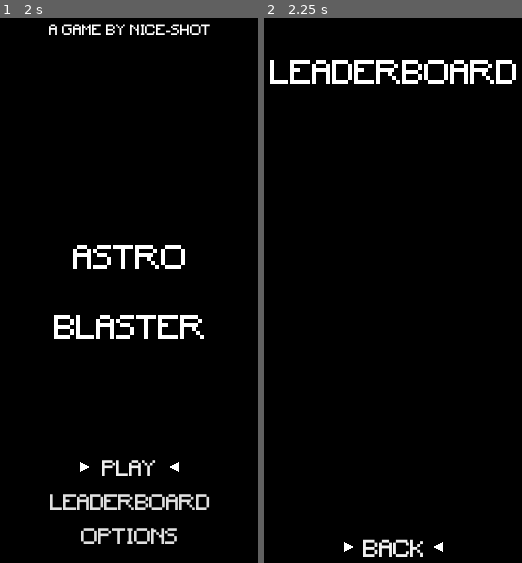
Above: before the commit, frames 1-2 (left to right).
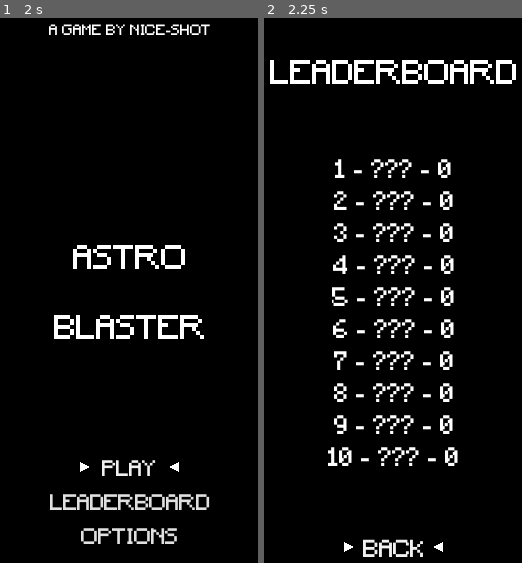
Above: after the commit, the same moments.

Repository: nice-shot/godot_shmup
Game: Godot game, scene res://scenes/main.tscn
Two runs of this game, one before a commit and one after it. Both use one fixed random seed, a clock stepped at 60 frames per second and the inputs below.
Inputs:
- Up to frame 1 (2 s): click "PLAY" at 0.5 s; click "PLAY" at 1.25 s
- Up to frame 2 (2.25 s): click "LEADERBOARD" at 2 s

Frame 1 is identical in both runs. In frame 2, 5.1% of the frame differs, in the area x 24-76%, y 25-83%.

Commit message:
Added leaderboards menu and saving and loading scores from file

Diff:
--- a/project.godot
+++ b/project.godot
@@ -14,16 +14,6 @@
 "language": "GDScript",
 "path": "res://scripts/asteroid.gd"
 }, {
-"base": "Node",
-"class": "GameManager",
-"language": "GDScript",
-"path": "res://scripts/game_manager.gd"
-}, {
-"base": "Control",
-"class": "Leaderboard",
-"language": "GDScript",
-"path": "res://scripts/leaderboard.gd"
-}, {
 "base": "Reference",
 "class": "SaveUtils",
 "language": "GDScript",
@@ -31,8 +21,6 @@
 } ]
 _global_script_class_icons={
 "Asteroid": "",
-"GameManager": "",
-"Leaderboard": "",
 "SaveUtils": ""
 }
 
--- a/scenes/menu.tscn
+++ b/scenes/menu.tscn
@@ -1,8 +1,9 @@
-[gd_scene load_steps=8 format=2]
+[gd_scene load_steps=10 format=2]
 
 [ext_resource path="res://fonts/Minecraft.ttf" type="DynamicFontData" id=1]
 [ext_resource path="res://scripts/menu.gd" type="Script" id=2]
 [ext_resource path="res://scenes/arrowed_button.tscn" type="PackedScene" id=3]
+[ext_resource path="res://scripts/leaderboard.gd" type="Script" id=4]
 
 [sub_resource type="DynamicFont" id=1]
 size = 14
@@ -16,6 +17,10 @@
 size = 21
 font_data = ExtResource( 1 )
 
+[sub_resource type="DynamicFont" id=7]
+size = 25
+font_data = ExtResource( 1 )
+
 [sub_resource type="DynamicFont" id=6]
 size = 23
 font_data = ExtResource( 1 )
@@ -32,6 +37,7 @@
 }
 
 [node name="Main" type="Control" parent="."]
+visible = false
 anchor_right = 1.0
 anchor_bottom = 1.0
 __meta__ = {
@@ -97,9 +103,9 @@
 text = "OPTIONS"
 
 [node name="Leaderboard" type="Control" parent="."]
-visible = false
-anchor_right = 1.0
-anchor_bottom = 1.0
+anchor_right = 1.0
+anchor_bottom = 1.0
+script = ExtResource( 4 )
 __meta__ = {
 "_edit_use_anchors_": false
 }
@@ -112,6 +118,137 @@
 margin_bottom = -178.725
 custom_fonts/font = SubResource( 2 )
 text = "LEADERBOARD"
+align = 1
+valign = 1
+__meta__ = {
+"_edit_use_anchors_": false
+}
+
+[node name="VBoxContainer" type="VBoxContainer" parent="Leaderboard"]
+anchor_right = 1.0
+anchor_bottom = 1.0
+margin_top = 142.0
+margin_bottom = -122.0
+custom_constants/separation = 6
+alignment = 1
+__meta__ = {
+"_edit_use_anchors_": false
+}
+
+[node name="Score01" type="Label" parent="Leaderboard/VBoxContainer"]
+margin_top = 31.0
+margin_right = 360.0
+margin_bottom = 57.0
+custom_fonts/font = SubResource( 7 )
+text = "1 - ??? - 0"
+align = 1
+valign = 1
+__meta__ = {
+"_edit_use_anchors_": false
+}
+
+[node name="Score02" type="Label" parent="Leaderboard/VBoxContainer"]
+margin_top = 63.0
+margin_right = 360.0
+margin_bottom = 89.0
+custom_fonts/font = SubResource( 7 )
+text = "2 - ??? - 0"
+align = 1
+valign = 1
+__meta__ = {
+"_edit_use_anchors_": false
+}
+
+[node name="Score03" type="Label" parent="Leaderboard/VBoxContainer"]
+margin_top = 95.0
+margin_right = 360.0
+margin_bottom = 121.0
+custom_fonts/font = SubResource( 7 )
+text = "3 - ??? - 0"
+align = 1
+valign = 1
+__meta__ = {
+"_edit_use_anchors_": false
+}
+
+[node name="Score04" type="Label" parent="Leaderboard/VBoxContainer"]
+margin_top = 127.0
+margin_right = 360.0
+margin_bottom = 153.0
+custom_fonts/font = SubResource( 7 )
+text = "4 - ??? - 0"
+align = 1
+valign = 1
+__meta__ = {
+"_edit_use_anchors_": false
+}
+
+[node name="Score05" type="Label" parent="Leaderboard/VBoxContainer"]
+margin_top = 159.0
+margin_right = 360.0
+margin_bottom = 185.0
+custom_fonts/font = SubResource( 7 )
+text = "5 - ??? - 0"
+align = 1
+valign = 1
+__meta__ = {
+"_edit_use_anchors_": false
+}
+
+[node name="Score06" type="Label" parent="Leaderboard/VBoxContainer"]
+margin_top = 191.0
+margin_right = 360.0
+margin_bottom = 217.0
+custom_fonts/font = SubResource( 7 )
+text = "6 - ??? - 0"
+align = 1
+valign = 1
+__meta__ = {
+"_edit_use_anchors_": false
+}
+
+[node name="Score07" type="Label" parent="Leaderboard/VBoxContainer"]
+margin_top = 223.0
+margin_right = 360.0
+margin_bottom = 249.0
+custom_fonts/font = SubResource( 7 )
+text = "7 - ??? - 0"
+align = 1
+valign = 1
+__meta__ = {
+"_edit_use_anchors_": false
+}
+
+[node name="Score08" type="Label" parent="Leaderboard/VBoxContainer"]
+margin_top = 255.0
+margin_right = 360.0
+margin_bottom = 281.0
+custom_fonts/font = SubResource( 7 )
+text = "8 - ??? - 0"
+align = 1
+valign = 1
+__meta__ = {
+"_edit_use_anchors_": false
+}
+
+[node name="Score09" type="Label" parent="Leaderboard/VBoxContainer"]
+margin_top = 287.0
+margin_right = 360.0
+margin_bottom = 313.0
+custom_fonts/font = SubResource( 7 )
+text = "9 - ??? - 0"
+align = 1
+valign = 1
+__meta__ = {
+"_edit_use_anchors_": false
+}
+
+[node name="Score10" type="Label" parent="Leaderboard/VBoxContainer"]
+margin_top = 319.0
+margin_right = 360.0
+margin_bottom = 345.0
+custom_fonts/font = SubResource( 7 )
+text = "10 - ??? - 0"
 align = 1
 valign = 1
 __meta__ = {
@@ -124,7 +261,7 @@
 margin_left = 140.0
 margin_top = 67.714
 margin_right = -141.0
-margin_bottom = 89.714
+margin_bottom = 91.714
 custom_fonts/font = SubResource( 6 )
 text = "BACK"
 [connection signal="pressed" from="Main/PlayBTN" to="." method="play"]
--- a/scripts/game_manager.gd
+++ b/scripts/game_manager.gd
@@ -1,4 +1,3 @@
-class_name GameManager
 extends Node
 
 var score = 0
@@ -9,11 +8,13 @@
 
 signal ended
 
+
 func update_score(points : int):
     # Don't change score if we're dead
     if $DeathMessage.visible: return
     score += points
     score_text.text = "Score: %d" % score
+
 
 func _ready():
     update_score(0)
@@ -36,18 +37,23 @@
 func _on_bullet_exit_screen():
     update_score(-5)
 
+
 func _on_asteroid_destroyed():
     update_score(10)
+
 
 func _on_asteroid_exit_screen():
     update_score(-50)
 
+
 func _upload_score():
-    emit_signal("ended", $DeathMessage/EnterName.text, score)
+    SaveUtils.add_score($DeathMessage/EnterName.text, score)
+
 
 func _on_retry():
     _upload_score()
     get_tree().reload_current_scene()
+
 
 func _on_back():
     _upload_score()
--- a/scripts/leaderboard.gd
+++ b/scripts/leaderboard.gd
@@ -1,12 +1,9 @@
-class_name Leaderboard
 extends Control
 
-var _score_label = preload("res://scenes/score_label.tscn")
-onready var _scores_container = $Scores
 
-func _ready():
-    display_scores()
-
-func display_scores() -> void:
-    var scores = SaveUtils.load_save_data()
-    print(scores)
+func _ready() -> void:
+    var data = SaveUtils.load_save_data()
+    for i in range(data.leaderboard.size()):
+        var entry : Dictionary = data.leaderboard[i]
+        var label : Label = $VBoxContainer.get_child(i)
+        label.text = "%d - %s - %d" % [i + 1, entry.name, entry.score]
--- a/scripts/save_utils.gd
+++ b/scripts/save_utils.gd
@@ -1,38 +1,59 @@
 class_name SaveUtils
 
-const SAVE_DATA_PATH = "user://local.data"
 
-static func load_save_data() -> Array:
+var _default_data := {
+    leaderboard = [
+        { score = 0, name = "???" }
+       ]
+   }
+const SAVE_DATA_PATH := "user://local.data"
+
+static func _create_default_data() -> Dictionary:
+    var leaderboard = []
+    for i in range(10):
+        leaderboard.append({ score = 0, name = "???" })
+
+    return { leaderboard = leaderboard }
+
+
+static func load_save_data() -> Dictionary:
     var save_file = File.new()
     if not save_file.file_exists(SAVE_DATA_PATH):
-        print("No save data found")
-        return []
+        print("Creating default data")
+        save_data(_create_default_data())
+    # TODO: Validate data?
     save_file.open(SAVE_DATA_PATH, File.READ)
     print("Loading save data: %s" % save_file.get_path_absolute())
     var data = parse_json(save_file.get_as_text())
     save_file.close()
     return data
 
-static func save_data(data : Array):
+
+static func save_data(data : Dictionary) -> void:
     var save_file = File.new()
     save_file.open(SAVE_DATA_PATH, File.WRITE)
     print("Writing save data: %s to %s" % [data, save_file.get_path_absolute()])
     save_file.store_string(to_json(data))
     save_file.close()
 
+
 # Adds the score if its in the top 10
 # Returns false if the score didn't enter
 static func add_score(name: String, score: int) -> bool:
-    var scores : Array = load_save_data()
+    var data : Dictionary = load_save_data()
+    var scores : Array = data.leaderboard
     if scores.size() == 0:
         scores.append({name: name, score: score})
+        save_data(data)
         return true
 
     for i in range(scores.size()):
         var s = scores[i]
         if (score > s.score):
-            scores.insert(i, { name: name, score: score })
+            scores.insert(i, { name = name, score = score })
             if (scores.size() > 10):
                 scores.remove(10)
+            save_data(data)
             return true
+
     return false
